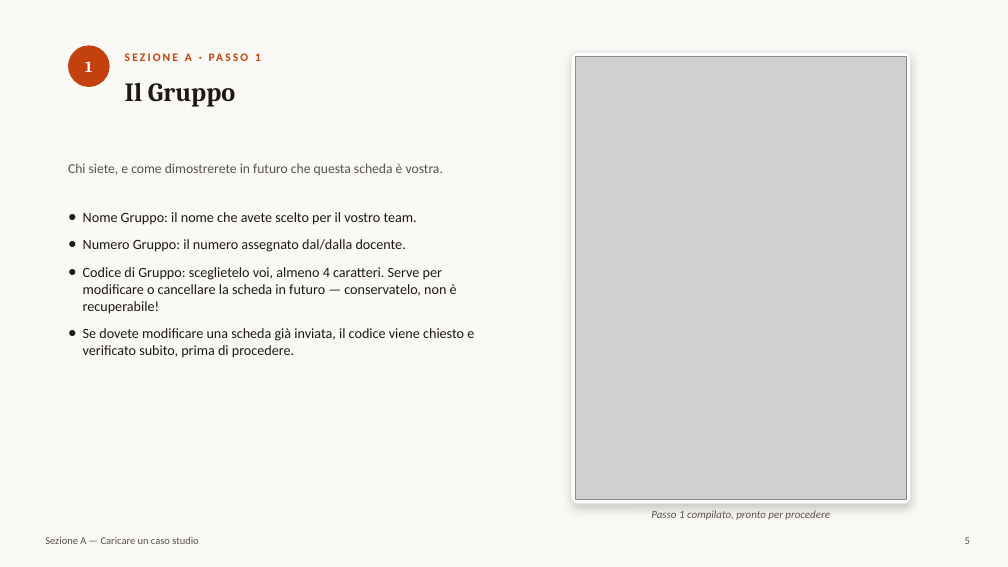
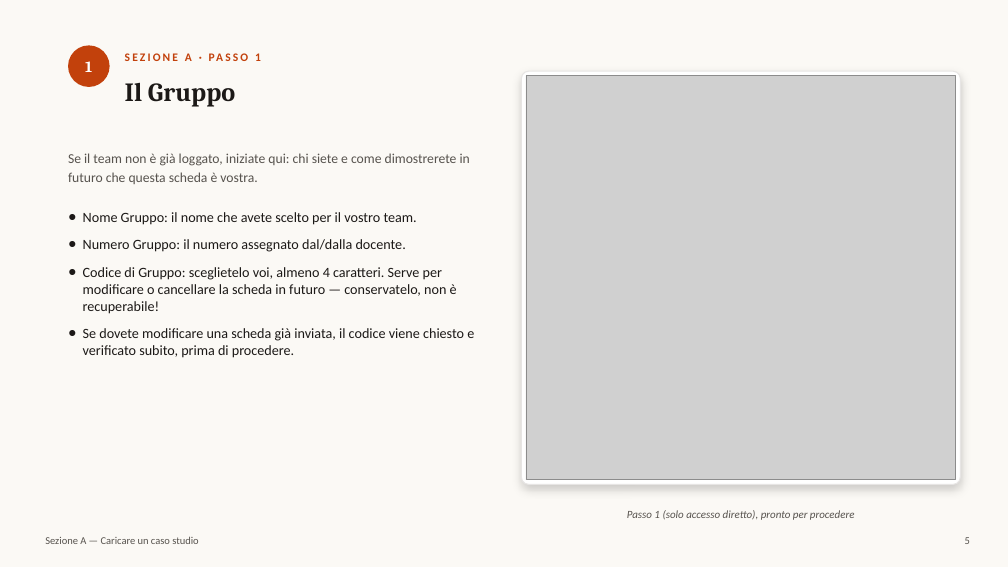
Before and after one commit to leonardomoiso-wq/design3v3, a slide deck: slide 5 of public/manuali/manuale-design-case-studies.pptx. Drawn at 1008x567 pixels with LibreOffice and Linux fonts; fonts in the diff are those of the drawing; grey boxes stand for pictures. Boxes give left, top, right and bottom in pixels: in the first picture for what was removed or moved away, otherwise in the second. Text is boxed around its words. In the diff, an @@ line names an element or a change of style, - is before the commit and + after.

```diff
--- a/public/manuali/manuale-design-case-studies.pptx
+++ b/public/manuali/manuale-design-case-studies.pptx
@@ rounded rectangle: place and size @@
-rounded rectangle at (572, 52, 911, 504)
+rounded rectangle at (522, 71, 961, 485)
@@ picture: place and size @@
-picture at (576, 57, 907, 499)
+picture at (526, 76, 957, 480)
@@ text at (68, 153, 470, 184): text changed @@
-Chi siete, e come dimostrerete in futuro che questa scheda è vostra.
+Se il team non è già loggato, iniziate qui: chi siete e come dimostrerete in futuro che questa scheda è vostra.
@@ text at (627, 510, 855, 520): text changed @@
-Passo 1 compilato, pronto per procedere
+Passo 1 (solo accesso diretto), pronto per procedere
```
Also in this commit, not shown: 13 other slides changed, 5 other files.
